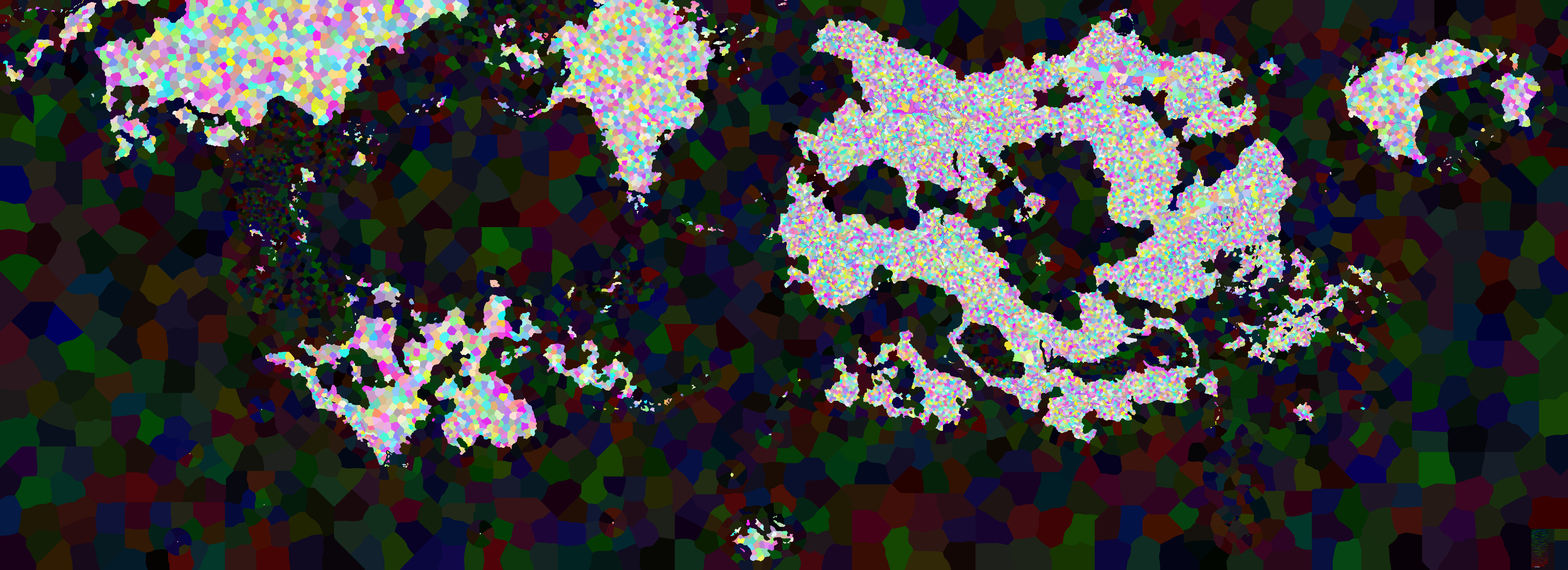
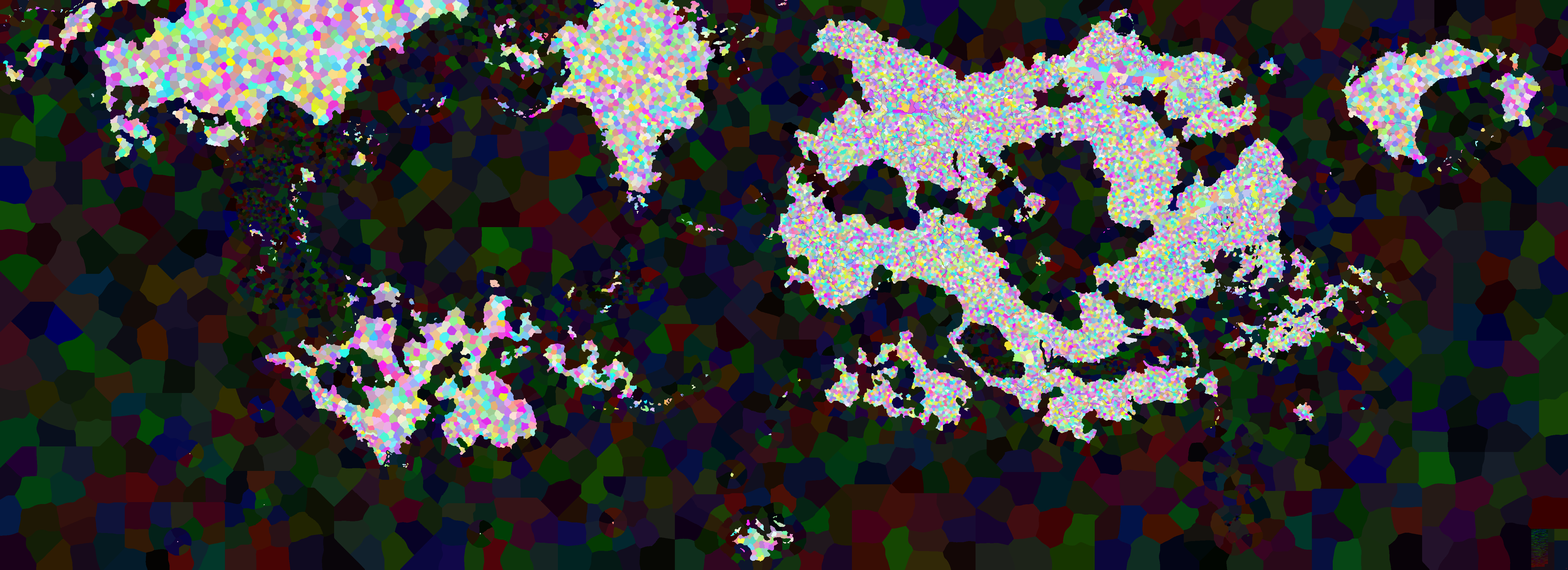
Layered file, before and after one edit (w=1568, h=570). Changes by layer:
painted on "Background" over [28, 0, 1545, 568]
